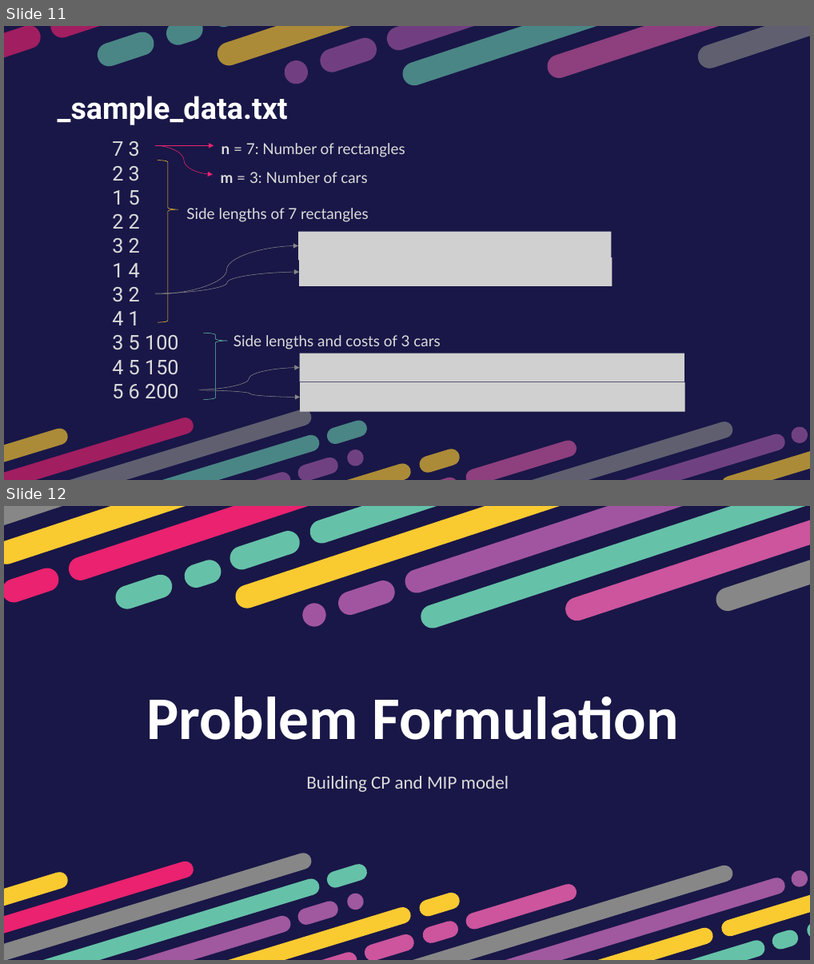
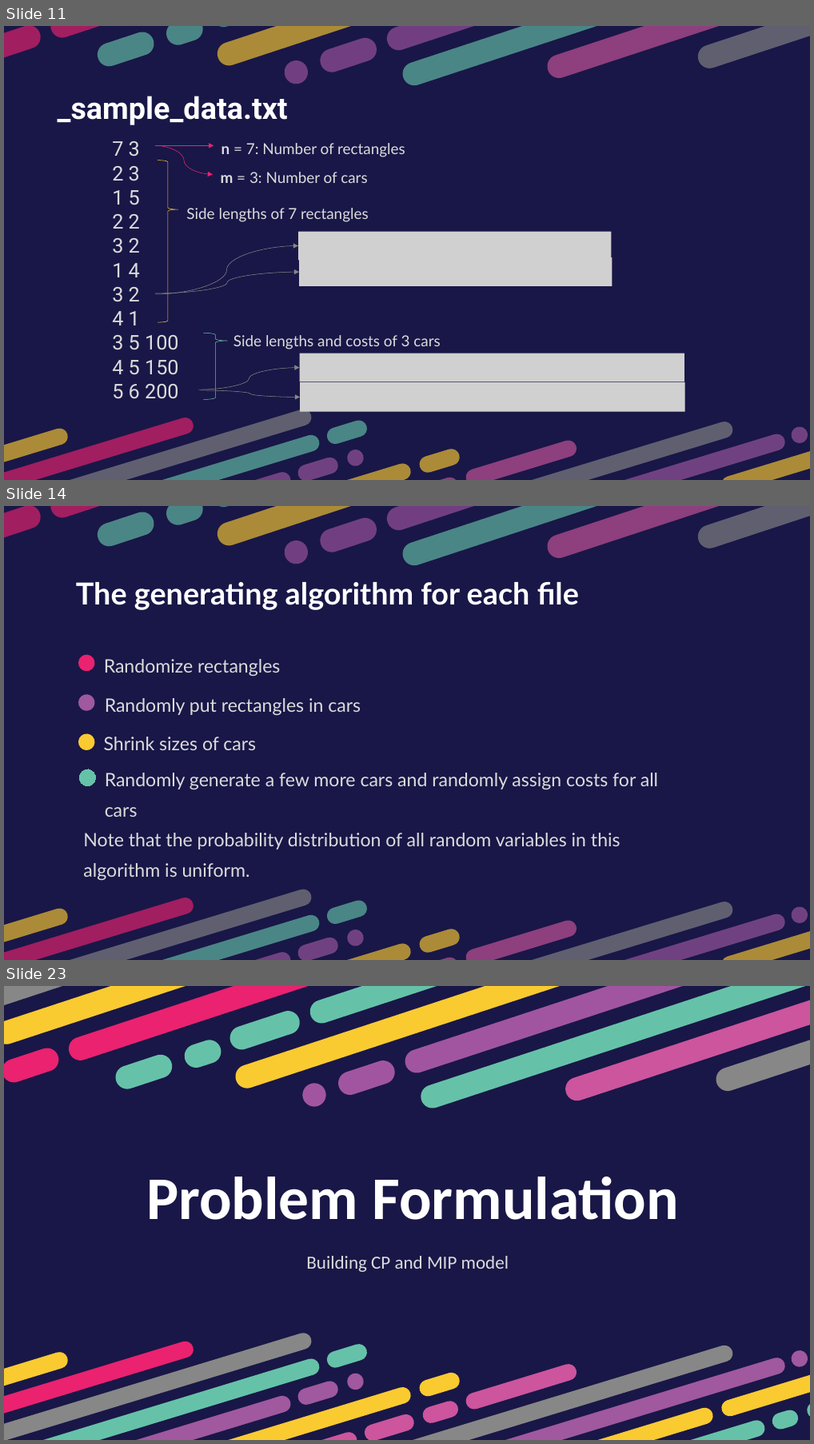
Before and after one commit to htnminh/optimization-project, a slide deck: presentation/General 2D Bin Packing Problem.pptx. Shown one above the other, each under a label of ours: slides 11 and 12 before the commit, slides 11, 14 and 23 after it; the slides between them are not shown. The pictures are 814x964 and 814x1444 pixels, drawn with LibreOffice and Linux fonts; fonts in the diff are those of the drawing; grey boxes stand for pictures. Boxes give left, top, right and bottom in pixels: in the first picture for what was removed or moved away, otherwise in the second. Text is boxed around its words. In the diff, an @@ line names an element or a change of style, - is before the commit and + after.

```diff
--- a/presentation/General 2D Bin Packing Problem.pptx
+++ b/presentation/General 2D Bin Packing Problem.pptx
@@ slide 14 added at (4, 506, 810, 960), background #191747 @@
@@ group added at (4, 506, 810, 640): 15 freeform shapes @@
@@ text added at (76, 582, 579, 610), 36 pt, text #FFFFFF, bold @@
+The generating algorithm for each file
@@ freeform shape added at (76, 652, 98, 674), fill #EA226F @@
@@ text added at (104, 659, 280, 676), 22 pt, text #DBDBDB @@
+Randomize rectangles
@@ freeform shape added at (76, 692, 98, 713), fill #A0589F @@
@@ text added at (105, 698, 361, 715), 22 pt, text #DBDBDB @@
+Randomly put rectangles in cars
@@ freeform shape added at (76, 731, 98, 752), fill #FACA31 @@
@@ text added at (104, 736, 256, 750), 22 pt, text #DBDBDB @@
+Shrink sizes of cars
@@ freeform shape added at (77, 767, 98, 788), fill #65C2A8, outline #65C2A8 0.75 pt @@
@@ text added at (105, 772, 658, 816), 22 pt, text #DBDBDB @@
+Randomly generate a few more cars and randomly assign costs for all cars
@@ text added at (83, 832, 621, 880), 22 pt, text #DBDBDB @@
+Note that the probability distribution of all random variables in this algorithm is uniform.
@@ group added at (4, 833, 810, 960): 20 freeform shapes @@
@@ what was slide 12 is now slide 23 @@
```
Also in this commit, not shown: 10 other slides added, 10 other files.
